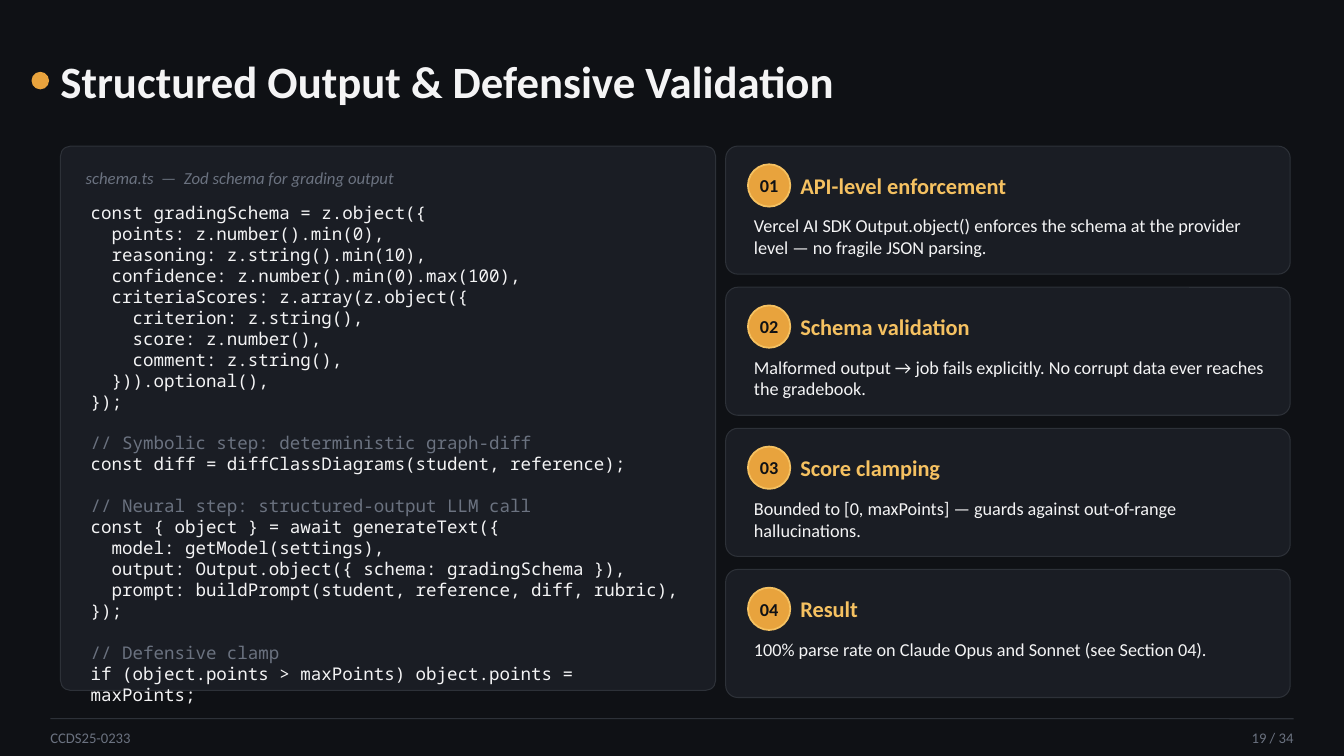
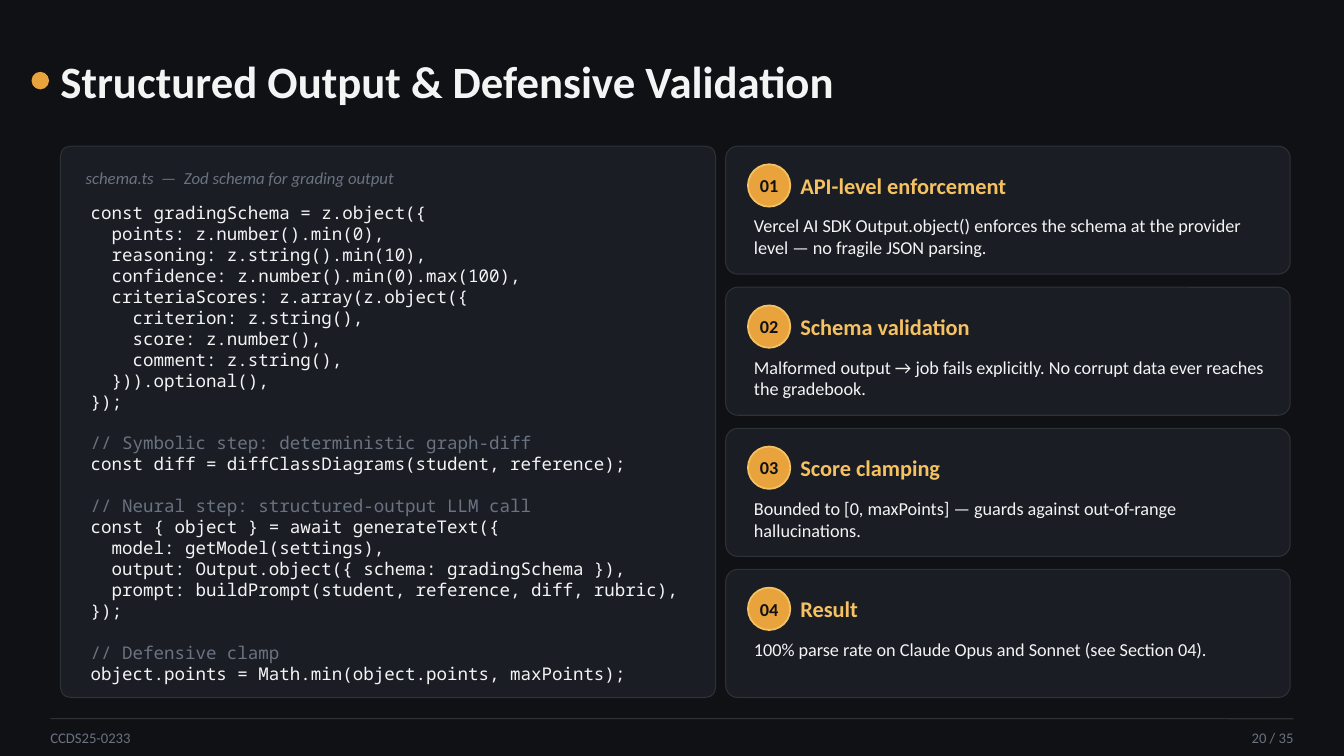
Before and after one commit to WangYuTengg/fyp, a slide deck: slide 20 of docs/fyp-presentation/CCDS25-0233_oral_presentation.pptx (slide 19 before the commit). Drawn at 1344x756 pixels with LibreOffice and Linux fonts; fonts in the diff are those of the drawing. Boxes give left, top, right and bottom in pixels: in the first picture for what was removed or moved away, otherwise in the second. Text is boxed around its words. In the diff, an @@ line names an element or a change of style, - is before the commit and + after.

```diff
--- a/docs/fyp-presentation/CCDS25-0233_oral_presentation.pptx
+++ b/docs/fyp-presentation/CCDS25-0233_oral_presentation.pptx
@@ rounded rectangle: place and size @@
-rounded rectangle at box(60, 146, 716, 691)
+rounded rectangle at box(60, 146, 716, 698)
@@ rounded rectangle at box(60, 146, 716, 698): proportions changed @@
@@ text at box(91, 666, 625, 685): text changed @@
-if (object.points > maxPoints) object.points = maxPoints;
+object.points = Math.min(object.points, maxPoints);
@@ text at box(1252, 733, 1294, 743): text changed @@
-19 / 34
+20 / 35
```
Also in this commit, not shown: 32 other slides changed, 1 slide added, 2 other files.
